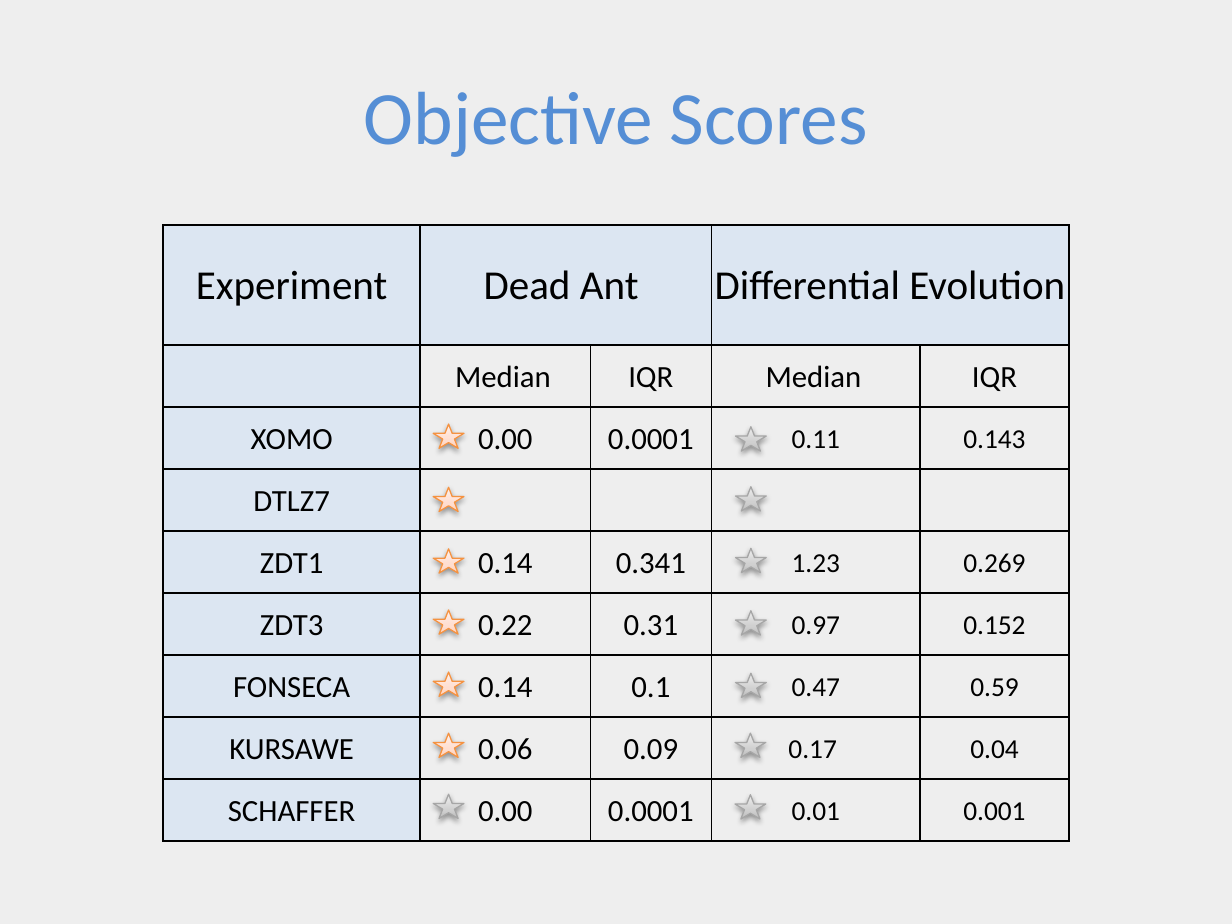
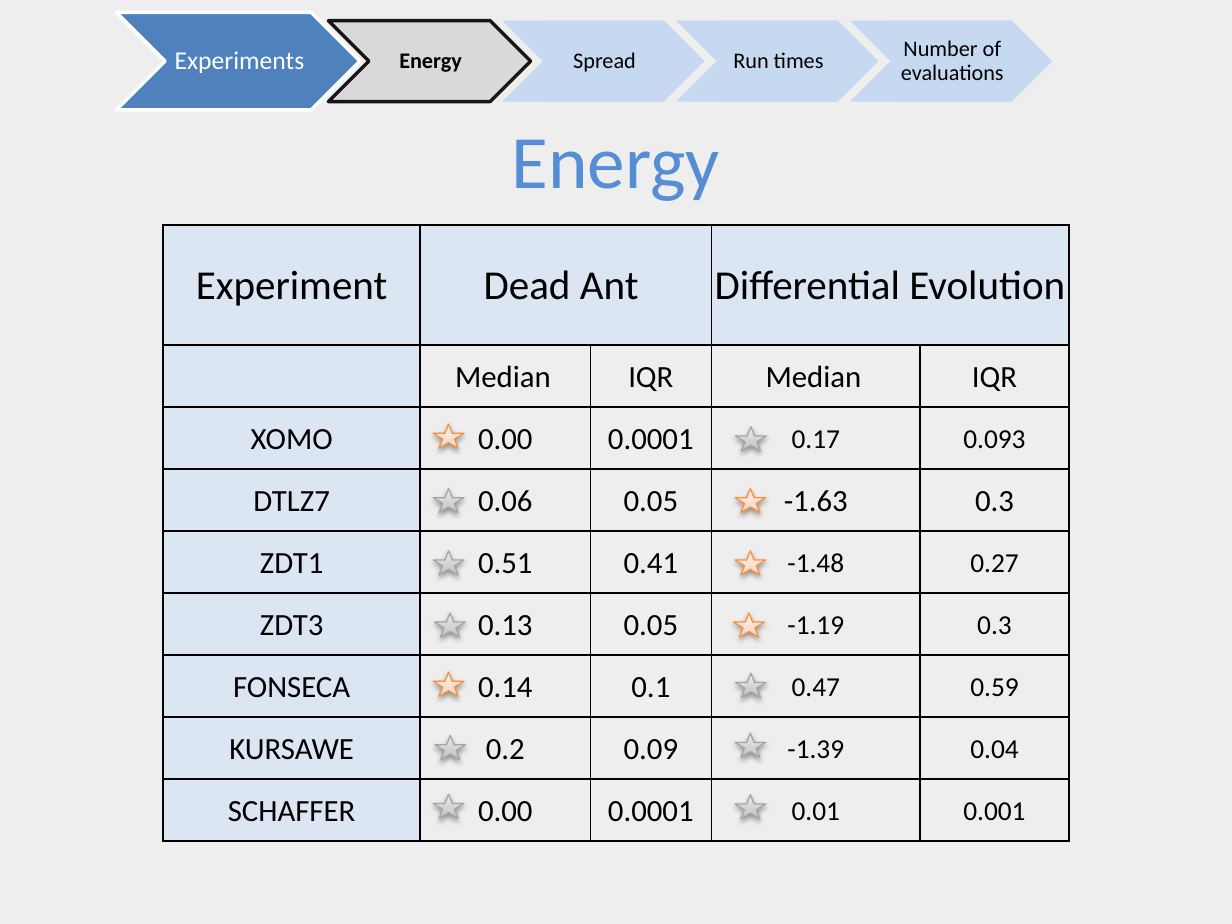
Before and after one commit to ai-se/Rahul, a slide deck: slide 10 of DEADANT/deadAnt.pptx. Drawn at 1232x924 pixels with LibreOffice and Linux fonts; fonts in the diff are those of the drawing. Boxes give left, top, right and bottom in pixels: in the first picture for what was removed or moved away, otherwise in the second. Text is boxed around its words. In the diff, an @@ line names an element or a change of style, - is before the commit and + after.

Commit message:
Slides updated

```diff
--- a/DEADANT/deadAnt.pptx
+++ b/DEADANT/deadAnt.pptx
@@ chevron added at box(116, 12, 360, 110), fill #4F81BD, outline #FFFFFF 2 pt @@
@@ chevron added at box(329, 21, 531, 102), fill #D9D9D9, outline #000000 2 pt @@
@@ chevron added at box(503, 21, 705, 102), fill #C6D9F1 @@
@@ rectangle added at box(542, 21, 663, 102), fill #C6D9F1, 13 pt, text #000000 @@
+Spread
@@ chevron added at box(676, 21, 878, 102), fill #C6D9F1 @@
@@ rectangle added at box(717, 21, 838, 102), fill #C6D9F1, 13 pt, text #000000 @@
+Run times
@@ chevron added at box(850, 21, 1052, 102), fill #C6D9F1 @@
@@ rectangle added at box(891, 21, 1011, 102), fill #C6D9F1, 13 pt, text #000000 @@
+Number of evaluations
@@ text added at box(175, 51, 305, 73), 15 pt, text #FFFFFF @@
+Experiments
@@ text added at box(399, 53, 462, 72), 13 pt, text #000000, bold @@
+Energy
@@ title removed at box(364, 91, 868, 157) @@
-Objective Scores
@@ text added at box(512, 139, 720, 201), 44 pt, text #558ED5 @@
+Energy
@@ table at box(163, 225, 1069, 841) @@
-row 3, column 4: 0.11
+row 3, column 4: 0.17
-row 3, column 5: 0.143
+row 3, column 5: 0.093
-row 4: DTLZ7 |  |  |  | 
+row 4: DTLZ7 | 0.06 | 0.05 | -1.63 | 0.3
-row 5: ZDT1 | 0.14 | 0.341 | 1.23 | 0.269
+row 5: ZDT1 | 0.51 | 0.41 | -1.48 | 0.27
-row 6: ZDT3 | 0.22 | 0.31 | 0.97 | 0.152
+row 6: ZDT3 | 0.13 | 0.05 | -1.19 | 0.3
-row 8, column 2: 0.06
+row 8, column 2: 0.2
-row 8, column 4: 0.17
+row 8, column 4: -1.39
@@ star: place and size @@
-star at box(736, 487, 766, 511)
+star at box(434, 488, 464, 513)
@@ star: place and size @@
-star at box(434, 488, 464, 513)
+star at box(736, 488, 766, 513)
@@ star at box(736, 551, 766, 575): fill gradient #BDBDBD to #D1D1D1 to #EEEEEE to gradient #FFD2BD to #FFDED0 to #FFF2ED; outline #A6A6A6 0.75 pt to #F69240 0.75 pt @@
@@ star at box(733, 612, 764, 637): fill gradient #BDBDBD to #D1D1D1 to #EEEEEE to gradient #FFD2BD to #FFDED0 to #FFF2ED; outline #A6A6A6 0.75 pt to #F69240 0.75 pt @@
@@ fill gradient #FFD2BD to #FFDED0 to #FFF2ED to gradient #BDBDBD to #D1D1D1 to #EEEEEE; outline #F69240 0.75 pt to #A6A6A6 0.75 pt in 3 elements at box(434, 551, 464, 575), box(435, 612, 466, 637), box(435, 736, 466, 760) @@
```
Also in this commit, not shown: 7 other slides changed, 1 slide added, 1 slide removed.
